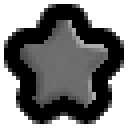
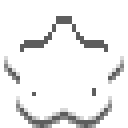
Comparing the layer stacks of the two w=128, h=128 images. Changes:
painted on "star_2b50" (1st of 2) over (20, 16, 108, 108)
added layer "star_2b50" (2nd of 2) over (20, 24, 108, 112)
